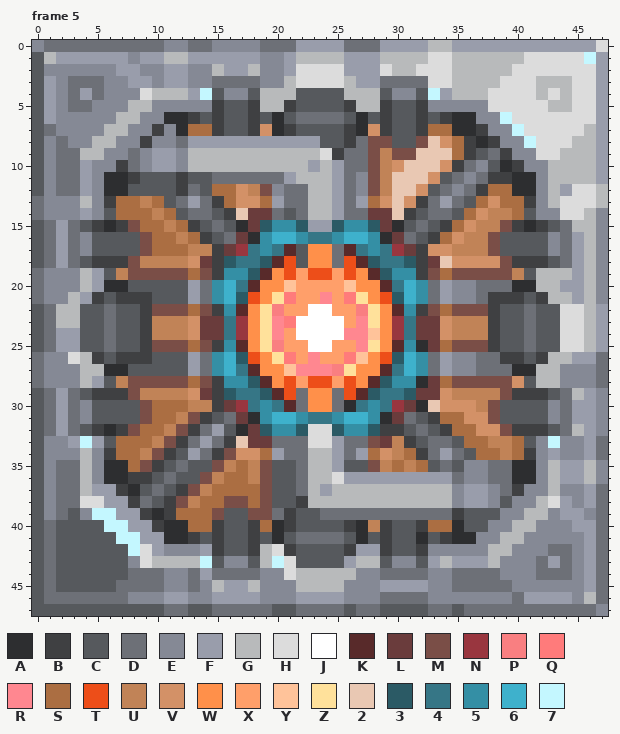
Pixel-art file: 3x3.aseprite. The picture above is the old version.
48x48 pixels, 11 frames. Colours within 5 levels of each other are drawn and written as one. Shown: frame 5. The commit also changed other frames, which this record leaves out.
Palette (. is transparent): A #2d2e30  B #3f4042  C #56595d  D #6d7077  E #858995  F #999dab  G #b8babb  H #dcdcdc  J #ffffff  K #582a2a  L #6a3c3c  M #7a4e47  N #99363f  P #f97f81  Q #ff7b7b  R #ff8790  S #ab6e42  T #ed4e19  U #c18357  V #d39167  W #ff904a  X #ff9f6a  Y #ffc39a  Z #ffe19b  2 #e9c8b3  3 #2b5a65  4 #367686  5 #348fa5  6 #3eb1cc  7 #c4f7ff
And afterwards:
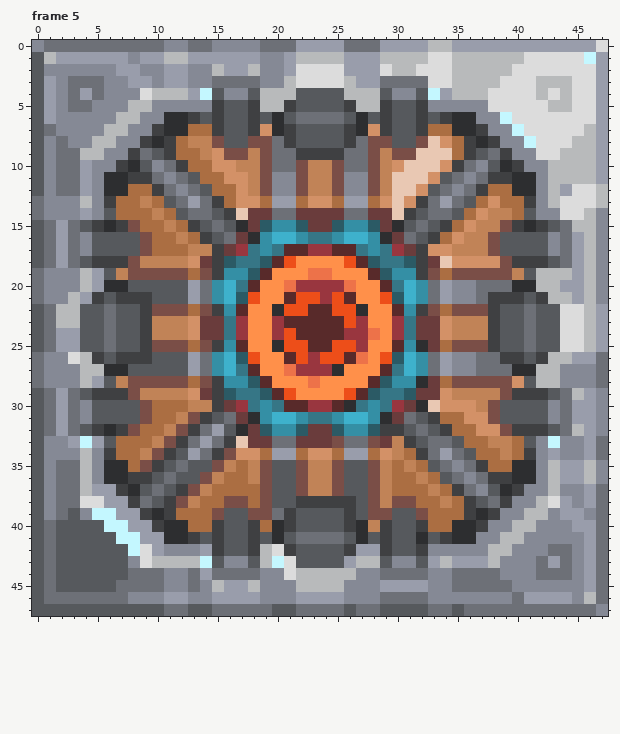
Changes in this commit:
layer "Layer 5" now hidden
layer "Add" now hidden
colour Y: #ffc39a -> #ed7249
Changed rows in their new state; - is a pixel that keeps its letter.
Frame 5:
first column x 8:
 7 ---A----------------------------
 8 --ABSUUMCCMMDBCC----------------
 9 BDCBSSUVMMUMDDBBB---------------
10 ACEDBSSVVUUMDDMUUM--------------
11 -BDED-SSVVUMEEMUUME-------------
12 SSBDE--------EMUUME-------------
13 -------------FSVVSF-------------
14 -------------DLLLL--------------
15 ---------------LL---------------
17 --------------KNNK--------------
18 --------------W--W--------------
19 -------------WWYYWW-------------
20 --------------NNNN--------------
21 ------------WKTTNTKW------------
22 -----------WATTKKTTAW-----------
23 -----------WNKKKKKTNW-----------
24 -----------WNTKKKKNN------------
25 -----------WATTKKTTNW-----------
26 ------------WKTNTTK-------------
27 --------------NNNAW-------------
28 -------------WWYWWW-------------
29 --------------W--W--------------
30 --------------KNNK--------------
32 ---------------LL---------------
33 --------------LLLM--------------
34 -------------FSVVSF-------------
35 --------------MUUM---------EDBSS
36 --------------MUUMCCMUSSUSC--DBB
37 --------------MUUMCCMUSSSUSBDECA
38 ---------------BBBBCMUMMSSUSBCDB
39 ----------------CCBCMMCCMSSSBAB-
40 ----------------------------AB--
Boxes around the changes in both pictures, in picture pixels (x1, y1, x2, y2):
changed: (128, 124, 512, 532)
